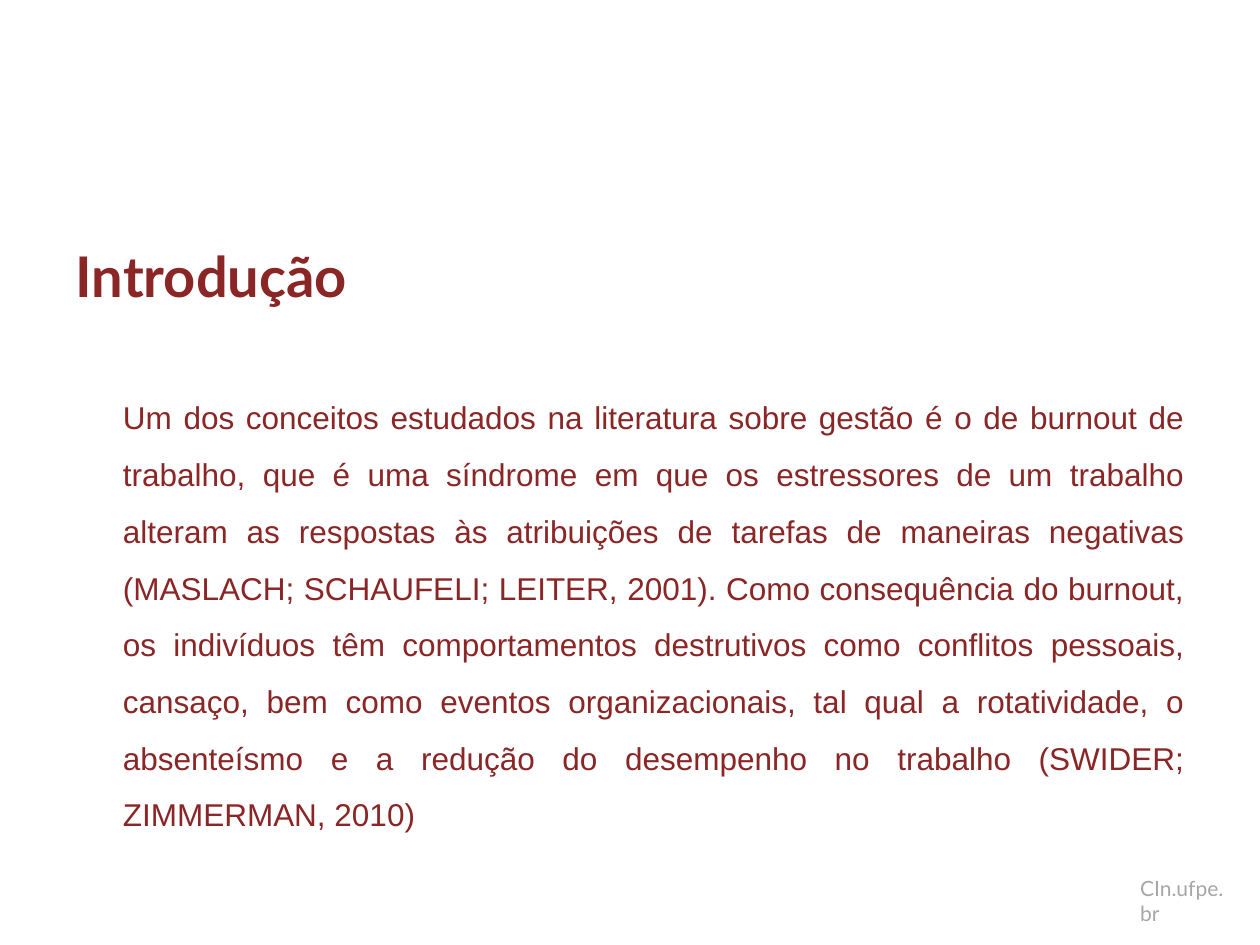
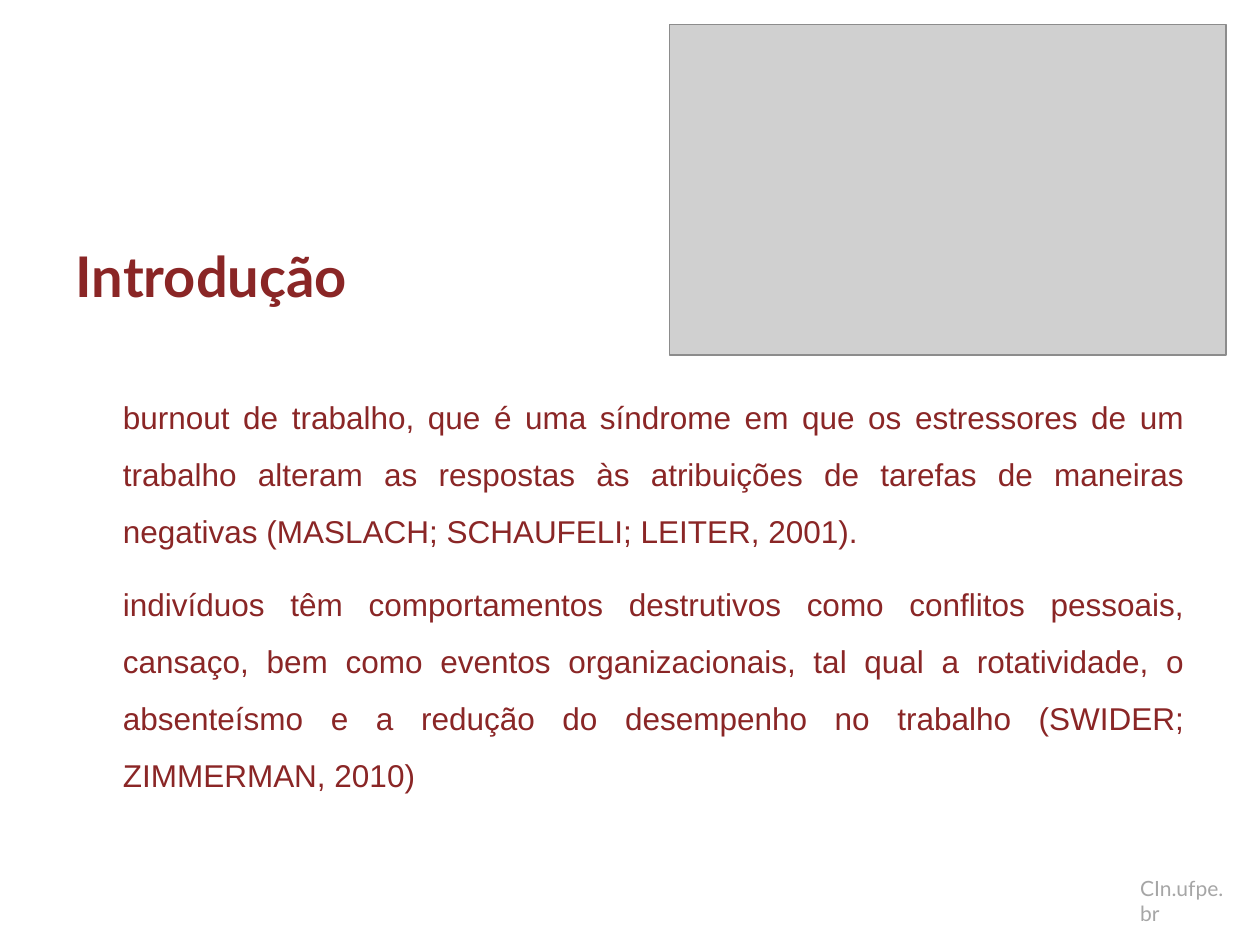
Before and after one commit to dan1lo/doutoradoR, a slide deck: slide 11 of apresentacao doutorado.pptx (slide 10 before the commit). Drawn at 1260x945 pixels with LibreOffice and Linux fonts; fonts in the diff are those of the drawing; grey boxes stand for pictures; background and template pictures are left out. Boxes give left, top, right and bottom in pixels: in the first picture for what was removed or moved away, otherwise in the second. Text is boxed around its words. In the diff, an @@ line names an element or a change of style, - is before the commit and + after.

Commit message:
introdução ajeitada
Introdução com todas as imagens adicionadas

```diff
--- a/apresentacao doutorado.pptx
+++ b/apresentacao doutorado.pptx
@@ picture added at [669,24,1225,354] @@
@@ text at [123,405,1184,792]: text changed @@
-Um dos conceitos estudados na literatura sobre gestão é o de burnout de trabalho, que é uma síndrome em que os estressores de um trabalho alteram as respostas às atribuições de tarefas de maneiras negativas (MASLACH; SCHAUFELI; LEITER, 2001). Como consequência do burnout, os indivíduos têm comportamentos destrutivos como conflitos pessoais, cansaço, bem como eventos organizacionais, tal qual a rotatividade, o absenteísmo e a redução do desempenho no trabalho (SWIDER; ZIMMERMAN, 2010)
+burnout de trabalho, que é uma síndrome em que os estressores de um trabalho alteram as respostas às atribuições de tarefas de maneiras negativas (MASLACH; SCHAUFELI; LEITER, 2001).
+indivíduos têm comportamentos destrutivos como conflitos pessoais, cansaço, bem como eventos organizacionais, tal qual a rotatividade, o absenteísmo e a redução do desempenho no trabalho (SWIDER; ZIMMERMAN, 2010)
```
Also in this commit, not shown: 17 other slides changed, 4 slides added, 1 slide removed.
